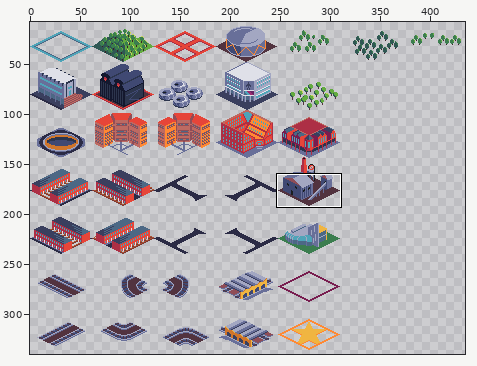
Pixel-art file, stored at Buildings.aseprite. Above, an overview of the earlier version with the close-up marked.
Close-up. Before the edit:
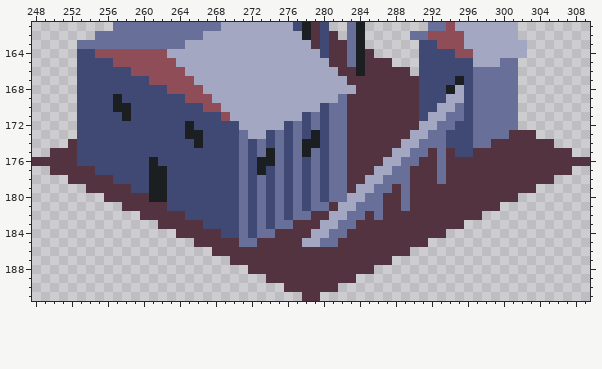
558x432 pixels, 1 frame. Shown: x 248..309, y 161..191. The wide view leaves out empty margins.
After the commit:
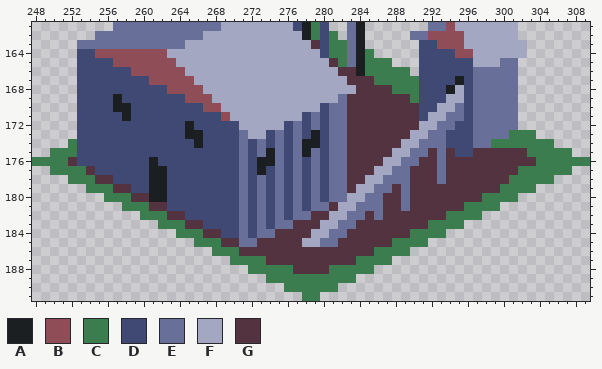
Palette (. is transparent): A #1b1f21  B #8f4d57  C #3b7d4f  D #404973  E #686f99  F #a3a7c2  G #52333f
From old to new:
Layer "Buildings":
y 161: x 279 G -> C
y 162: x 279 G -> C; x 281 G -> C
y 163: x 281..282 GG -> CC
y 164: x 281..282 GG -> CC; x 285 G -> C
y 165: x 282 G -> C; x 285..287 GGG -> CCC
y 166: x 285..289 GGGGG -> CCCCC
y 167: x 286..290 GGGGG -> CCCCC
y 168: x 288..290 GGG -> CCC
y 169: x 290 G -> C
y 173: x 301..303 GGG -> CCC
y 174: x 252 G -> C; x 299..305 GGGGGGG -> CCCCCCC
y 175: x 250..252 GGG -> CCC; x 303..307 GGGGG -> CCCCC
y 176: x 248..251 GGGG -> CCCC; x 304..309 GGGGGG -> CCCCCC
y 177: x 250..253 GGGG -> CCCC; x 302..307 GGGGGG -> CCCCCC
y 178: x 252..254 GGG -> CCC; x 301..305 GGGGG -> CCCCC
y 179: x 254..256 GGG -> CCC; x 300..303 GGGG -> CCCC
y 180: x 256..258 GGG -> CCC; x 298..301 GGGG -> CCCC
y 181: x 258..260 GGG -> CCC; x 296..299 GGGG -> CCCC
y 182: x 260..262 GGG -> CCC; x 294..297 GGGG -> CCCC
y 183: x 262..264 GGG -> CCC; x 292..295 GGGG -> CCCC
y 184: x 264..266 GGG -> CCC; x 290..293 GGGG -> CCCC
y 185: x 266..268 GGG -> CCC; x 288..291 GGGG -> CCCC
y 186: x 268..270 GGG -> CCC; x 286..289 GGGG -> CCCC
y 187: x 270..273 GGGG -> CCCC; x 284..287 GGGG -> CCCC
y 188: x 272..276 GGGGG -> CCCCC; x 281..285 GGGGG -> CCCCC
y 189: x 274..283 GGGGGGGGGG -> CCCCCCCCCC
y 190: x 276..281 GGGGGG -> CCCCCC
y 191: x 278..279 GG -> CC
Pixel boxes of the changes (left, top, right, bottom) in both close-ups:
changed: (311, 22, 419, 103)
changed: (32, 130, 590, 301)
